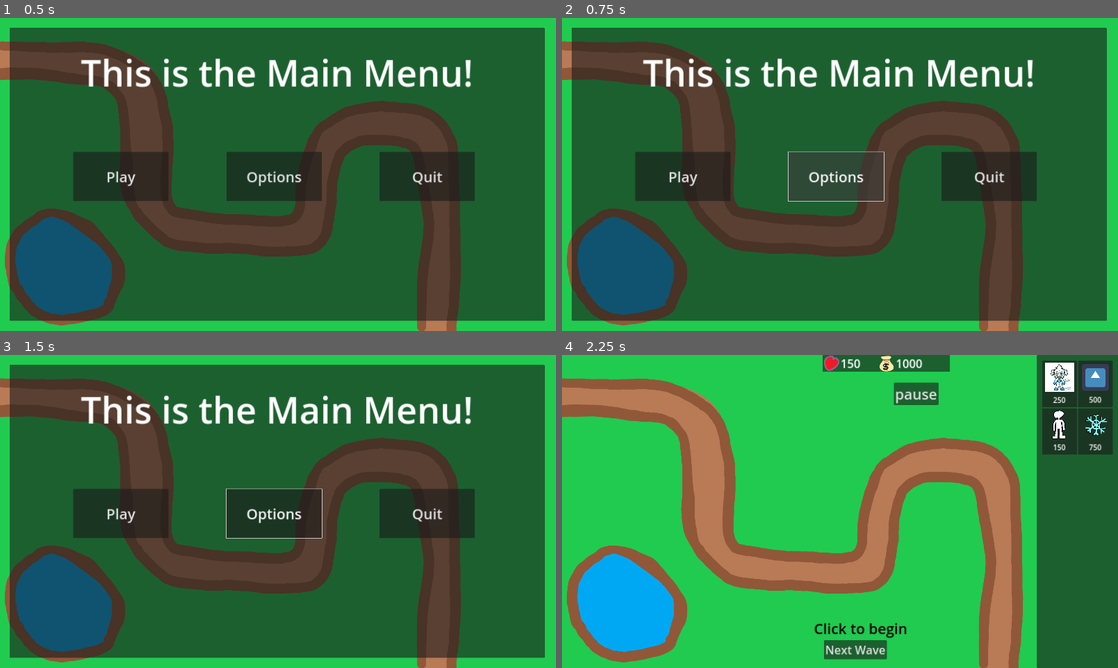
Above: before the commit, frames 1-4 (two rows, left to right).
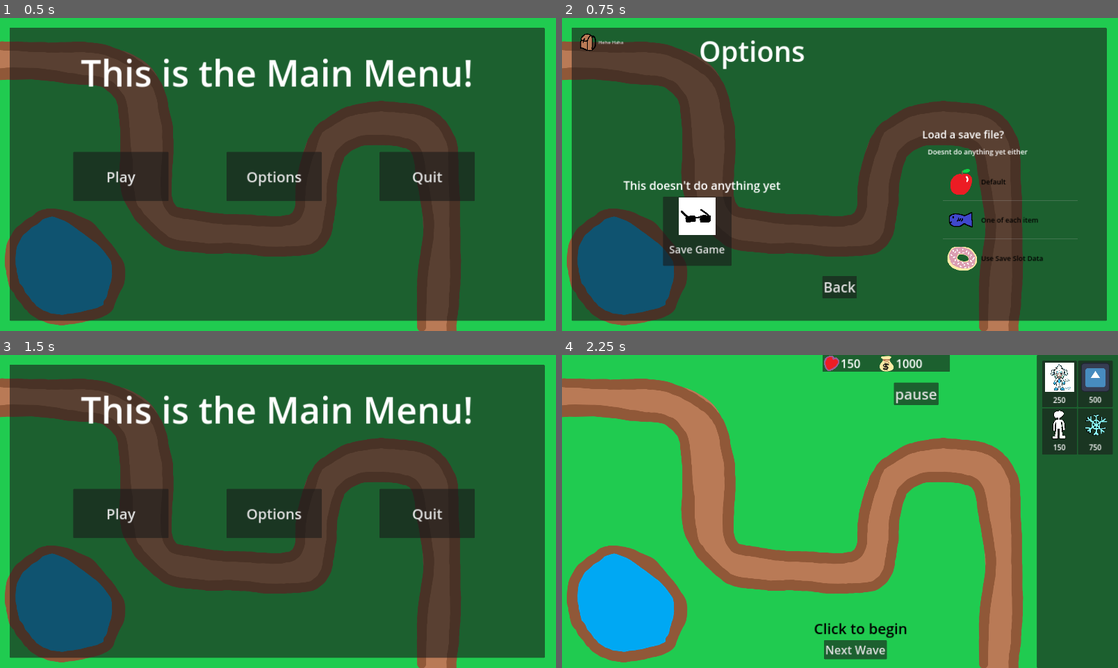
Above: after the commit, the same moments.

Repository: VitaminTree/Minki-Tower-Defense
Game: Godot game, scene res://UI/MainMenu.tscn
Same seed, same stepped clock (60 frames per second), same inputs: the game is played once before the commit and once after it. The engine's default icon, where the game draws it, is replaced by a stand-in: a white triangle on a blue panel in a dark square.
Inputs (mouse positions are in pixels of both pictures, inside the frame that each line leads up to):
- Up to frame 1 (0.5 s): no input
- Up to frame 2 (0.75 s): click "Options" at 0.5 s
- Up to frame 3 (1.5 s): click (278, 624) at 1.25 s, where only the run after the commit has a clickable "Back"
- Up to frame 4 (2.25 s): click "Play" at 2 s

Frame 1 is identical in both runs. In frame 2, 13% of the frame differs, in the area x 3-93%, y 4-90%; in frame 3, 0.1%; in frame 4, nothing differs.

Commit message:
Options menu created
In preparation for saving and loading functionality, the options menu as been added.

Diff:
--- a/UI/MainMenu.tscn
+++ b/UI/MainMenu.tscn
@@ -1,10 +1,11 @@
-[gd_scene load_steps=4 format=3 uid="uid://m5xxgibw6n6i"]
+[gd_scene load_steps=5 format=3 uid="uid://m5xxgibw6n6i"]
 
 [ext_resource type="Texture2D" uid="uid://ba28nvkk4dirn" path="res://Assets/Track.png" id="1_e4cqi"]
 [ext_resource type="Script" path="res://Scripts/PlayButton.gd" id="2_a7khd"]
 [ext_resource type="Script" path="res://Scripts/QuitButton.gd" id="3_qn8ly"]
+[ext_resource type="Script" path="res://UI/OptionsButton.gd" id="3_va6rq"]
 
-[node name="MainMenu" type="Node2D"]
+[node name="MainMenu" type="CanvasLayer"]
 
 [node name="Track" type="Sprite2D" parent="."]
 texture = ExtResource("1_e4cqi")
@@ -48,6 +49,7 @@
 size_flags_horizontal = 3
 theme_override_font_sizes/font_size = 50
 text = "Options"
+script = ExtResource("3_va6rq")
 
 [node name="QuitButton" type="Button" parent="HBoxContainer"]
 layout_mode = 2
@@ -57,4 +59,5 @@
 script = ExtResource("3_qn8ly")
 
 [connection signal="pressed" from="HBoxContainer/PlayButton" to="HBoxContainer/PlayButton" method="_on_pressed"]
+[connection signal="pressed" from="HBoxContainer/OptionsButton" to="HBoxContainer/OptionsButton" method="_on_pressed"]
 [connection signal="pressed" from="HBoxContainer/QuitButton" to="HBoxContainer/QuitButton" method="_on_pressed"]
--- /dev/null
+++ b/UI/OptionsButton.gd
@@ -0,0 +1,5 @@
+extends Button
+
+
+func _on_pressed() -> void:
+	get_tree().change_scene_to_file("res://UI/OptionsMenu.tscn")
--- /dev/null
+++ b/UI/OptionsMenu.tscn
@@ -0,0 +1,124 @@
+[gd_scene load_steps=12 format=3 uid="uid://bift1jsgmk4yt"]
+
+[ext_resource type="Texture2D" uid="uid://ba28nvkk4dirn" path="res://Assets/Track.png" id="1_nfixw"]
+[ext_resource type="Texture2D" uid="uid://cdevvlae5rgyj" path="res://Assets/apple.png" id="2_we3it"]
+[ext_resource type="Texture2D" uid="uid://c6j88y2ek4etw" path="res://Assets/fish.png" id="3_icplx"]
+[ext_resource type="Texture2D" uid="uid://dshgc8wiethbt" path="res://Assets/donut.png" id="4_xmywo"]
+[ext_resource type="Script" path="res://Scripts/ExitToMainMenu.gd" id="5_iniim"]
+[ext_resource type="Texture2D" uid="uid://bdoc6lha2tpi5" path="res://Assets/backpack.png" id="6_xpfyg"]
+[ext_resource type="Texture2D" uid="uid://b7k4d4uoey1ly" path="res://Assets/money.png" id="7_ystgd"]
+[ext_resource type="Texture2D" uid="uid://daqpuvgbr81d5" path="res://Assets/shades.png" id="8_y0of3"]
+
+[sub_resource type="StyleBoxFlat" id="StyleBoxFlat_51hjx"]
+bg_color = Color(0.498039, 0.498039, 0.498039, 0)
+
+[sub_resource type="Theme" id="Theme_58ndb"]
+ItemList/colors/font_color = Color(0, 0, 0, 1)
+ItemList/colors/font_outline_color = Color(1, 1, 1, 1)
+ItemList/font_sizes/font_size = 24
+ItemList/styles/panel = SubResource("StyleBoxFlat_51hjx")
+
+[sub_resource type="StyleBoxEmpty" id="StyleBoxEmpty_v80pt"]
+
+[node name="OptionsMenu" type="CanvasLayer"]
+
+[node name="Background" type="Sprite2D" parent="."]
+texture = ExtResource("1_nfixw")
+centered = false
+metadata/_edit_lock_ = true
+
+[node name="Panel" type="Panel" parent="."]
+offset_left = 33.0
+offset_top = 34.0
+offset_right = 1881.0
+offset_bottom = 1045.0
+
+[node name="OptionsTitle" type="Label" parent="."]
+offset_left = 473.0
+offset_top = 48.0
+offset_right = 841.0
+offset_bottom = 183.0
+theme_override_font_sizes/font_size = 96
+text = "Options"
+
+[node name="SaveSlots" type="ItemList" parent="."]
+offset_left = 1315.0
+offset_top = 499.0
+offset_right = 1780.0
+offset_bottom = 895.0
+theme = SubResource("Theme_58ndb")
+theme_override_constants/h_separation = 0
+theme_override_styles/focus = SubResource("StyleBoxEmpty_v80pt")
+max_text_lines = 2
+auto_height = true
+item_count = 3
+same_column_width = true
+fixed_column_width = 200
+item_0/text = "Default"
+item_0/icon = ExtResource("2_we3it")
+item_1/text = "One of each item"
+item_1/icon = ExtResource("3_icplx")
+item_2/text = "Use Save Slot Data"
+item_2/icon = ExtResource("4_xmywo")
+
+[node name="Label" type="Label" parent="."]
+offset_left = 1244.0
+offset_top = 377.0
+offset_right = 1526.0
+offset_bottom = 430.0
+theme_override_font_sizes/font_size = 36
+text = "Load a save file?"
+
+[node name="Label2" type="Label" parent="."]
+offset_left = 1263.0
+offset_top = 444.0
+offset_right = 1596.0
+offset_bottom = 497.0
+theme_override_font_sizes/font_size = 24
+text = "Doesnt do anything yet either"
+
+[node name="Button" type="Button" parent="."]
+offset_left = 899.0
+offset_top = 890.0
+offset_right = 1018.0
+offset_bottom = 965.0
+theme_override_font_sizes/font_size = 48
+text = "Back"
+script = ExtResource("5_iniim")
+
+[node name="MenuButton" type="MenuButton" parent="."]
+offset_left = 54.0
+offset_top = 47.0
+offset_right = 215.0
+offset_bottom = 119.0
+text = "Hehe Haha"
+icon = ExtResource("6_xpfyg")
+switch_on_hover = true
+item_count = 2
+popup/item_0/text = "What is this?"
+popup/item_0/icon = ExtResource("7_ystgd")
+popup/item_0/id = 0
+popup/item_1/text = "What is that?"
+popup/item_1/icon = ExtResource("8_y0of3")
+popup/item_1/id = 1
+
+[node name="Button2" type="Button" parent="."]
+offset_left = 349.0
+offset_top = 616.0
+offset_right = 585.0
+offset_bottom = 852.0
+theme_override_font_sizes/font_size = 36
+text = "Save Game"
+icon = ExtResource("8_y0of3")
+icon_alignment = 1
+vertical_icon_alignment = 0
+
+[node name="Label3" type="Label" parent="."]
+offset_left = 212.0
+offset_top = 548.0
+offset_right = 749.0
+offset_bottom = 606.0
+theme_override_font_sizes/font_size = 40
+text = "This doesn't do anything yet"
+
+[connection signal="pressed" from="Button" to="Button" method="_on_pressed"]
